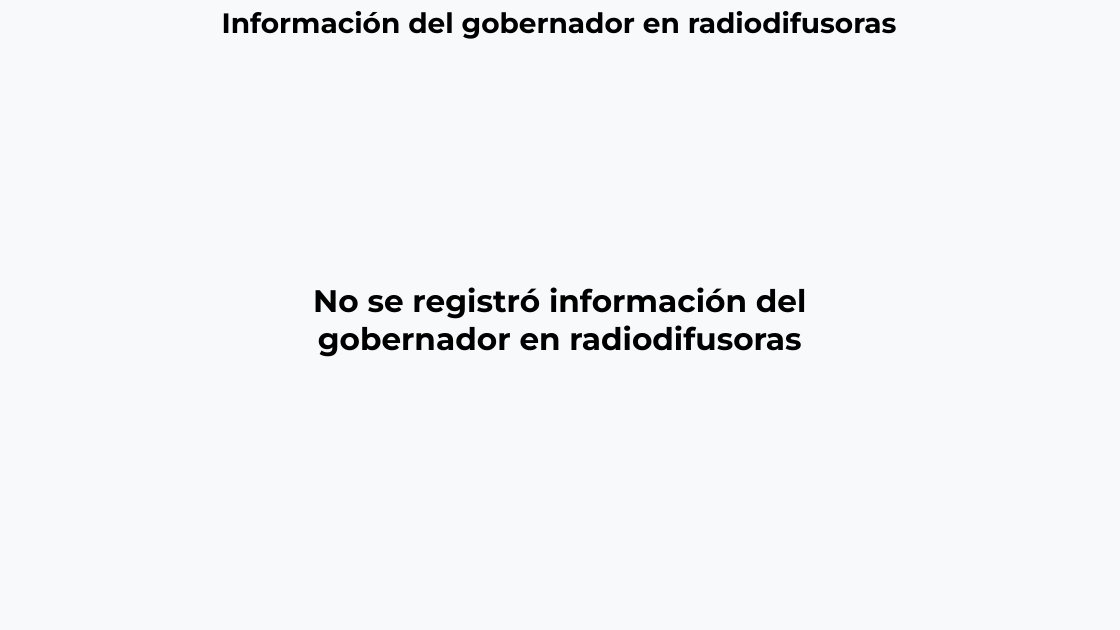
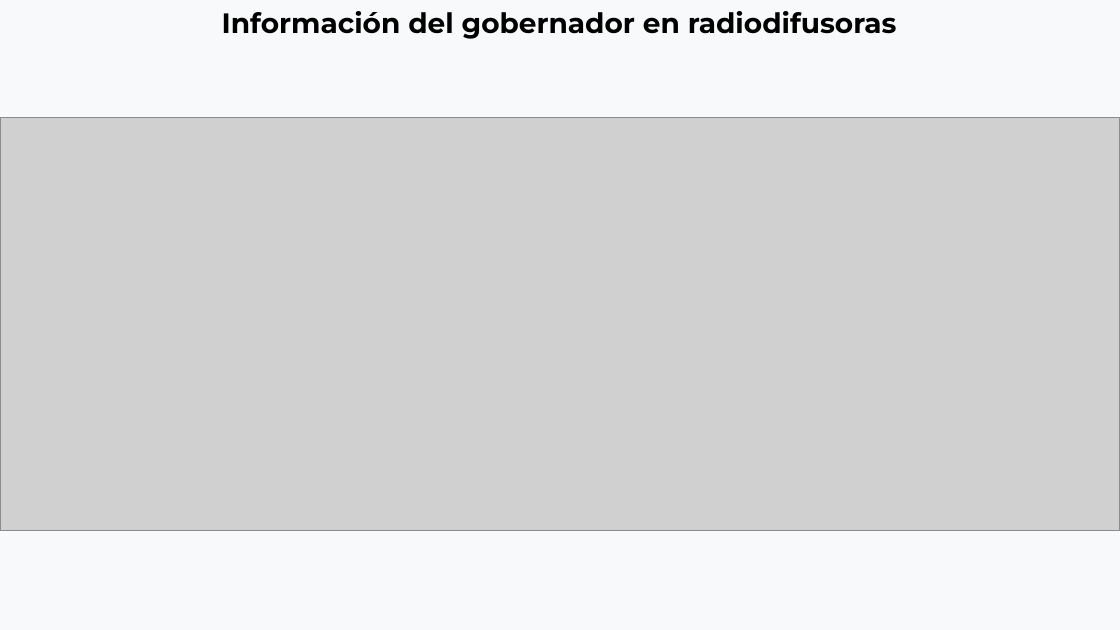
Before and after one commit to thelonious9/Reporteportadas, a slide deck: slide 13 of Reporte 061026.pptx. Drawn at 1120x630 pixels with LibreOffice and Linux fonts; fonts in the diff are those of the drawing; grey boxes stand for pictures. Boxes give left, top, right and bottom in pixels: in the first picture for what was removed or moved away, otherwise in the second. Text is boxed around its words. In the diff, an @@ line names an element or a change of style, - is before the commit and + after.

```diff
--- a/Reporte 061026.pptx
+++ b/Reporte 061026.pptx
@@ picture added at [0, 118, 1120, 531] @@
@@ text removed at [313, 287, 807, 357] @@
-No se registró información del gobernador en radiodifusoras
```
Also in this commit, not shown: 4 other slides changed, 1 slide added, 2 other files.
